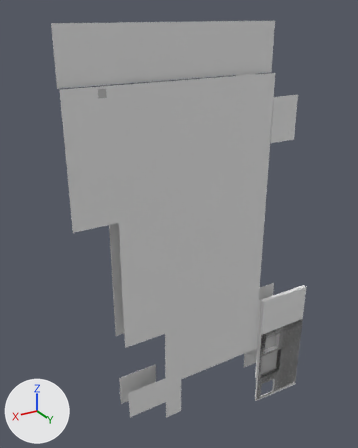
What one commit did to the glTF model assets/units/pd2_mod_hwu/architecture/warehouse/int_warehouse_floor.glb.
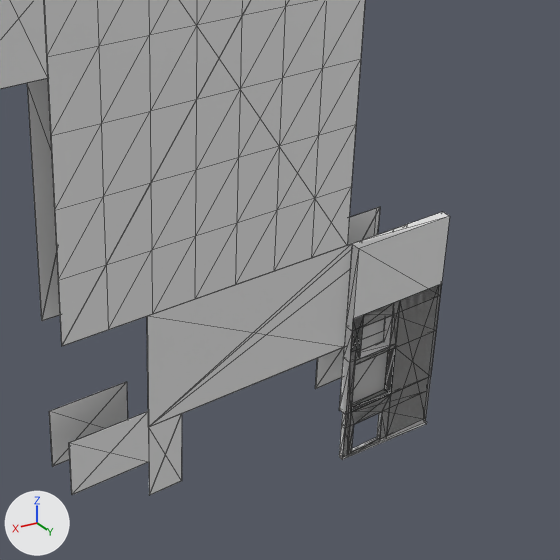
Each version is shown whole from a 50 mm camera at (66.2, 66.2, 74.3) aimed at (22.2, -7.1, 37.6), then close up on the part from 27% to 100% of the width and 42% to 100% of the height. The lights are fixed; the arrows at lower left show +X, +Y and +Z. The close-ups show mesh edges as thin lines. Where no turn or scale is listed for an object, it has been applied to the vertices. Vertices at the same position are counted once.

In view in the first close-up: 'c_box_02', 'c_box_03', 'c_box_04', 'c_box_06', 'c_box_07', 'c_box_08', 'c_box_09', 'c_box_15', 'c_box_16', 'dm_plastic', 'g_g', 's_s'.
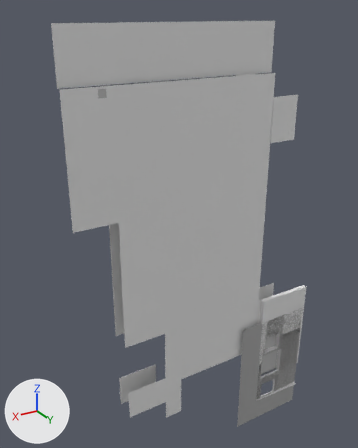
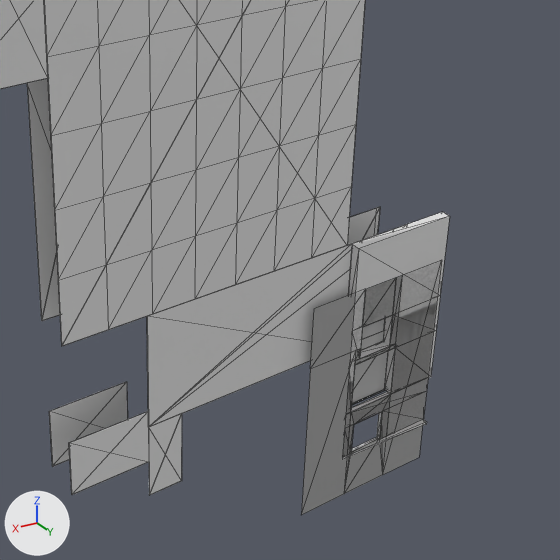
Changed parts and their boxes (x1, y1, x2, y2) in the close-ups (560 x 560 px; the box of a moved part takes in the faces that stretch with it):
's_s', reshaped: before (350, 285, 438, 454); after (302, 261, 441, 515)
'g_g', reshaped: before (342, 284, 442, 457); after (352, 389, 384, 404)
part 1 of me_g_g, deleted: before (342, 284, 442, 457)
part 2 of me_g_g, deleted: before (355, 300, 400, 365)
part 3 of me_g_g, deleted: before (351, 348, 395, 412)
part 4 of me_s_s, moved or reshaped: before (350, 285, 438, 454); after (344, 261, 441, 494)
part 5 of me_s_s, moved or reshaped (not visible before): after (363, 275, 403, 345)
part 6 of me_s_s, moved or reshaped (not visible before): after (302, 356, 355, 515)
part 7 of me_s_s, moved or reshaped (not visible before): after (302, 290, 366, 512)
part 8 of me_s_s, moved or reshaped (not visible before): after (310, 290, 365, 369)
'c_box_18', unchanged, uncovered by the edit: (385, 331, 436, 395) in both

What the commit changed:
me_g_g is used by ob_g_g; location (21.5, -0.2, 35.7).
Verts and faces of me_g_g; kept vertices keep their numbers, new ones are numbered from 328.
Before the commit, vertices of me_g_g: 159 (-20.6, 0.2, -35.7), 164 (-15.2, 0.2, -29.5), 167 (-20.6, 0.2, -29.5), 169 (-15.2, 0.2, -35.5), 170 (-20.6, 0.2, -35.5) at pixel (384, 388).
Before the commit, vertices of me_g_g: 217 (-20.6, 1.2, -29.5) at pixel (395, 347), 218 (-15.2, 1.2, -29.5) at pixel (354, 365), 219 (-20.6, 1.2, -35.7) at pixel (390, 396), 220 (-15.2, 1.2, -35.5) at pixel (351, 412), 221 (-20.6, 1.2, -35.5) at pixel (390, 394).
me_g_g had 328 vertices, 328 faces and spanned x -26.2..23.5, y -6.4..1.2, z -41.4..37.1.
me_g_g now has 293 vertices, 298 faces and spans x -21.5..23.5, y -6.4..0.2, z -35.7..37.1.
me_g_g part 1: the loose piece of 20 vertices spanning x -26.2..-14.5, y 1.2, z -41.4..-23.7 is deleted.
me_g_g part 2: the loose piece of 10 vertices spanning x -20.6..-15.2, y 1.2, z -29.5..-23.7 is deleted.
Part 3, on me_g_g:
Vertices deleted: 217 to 221 (with the faces that use them).
me_s_s has 38 vertices, 26 faces and spans x -25.8..16.0, y -3.8..1.2, z -41.4..6.3.
me_s_s is used by ob_s_s; location (21.5, -0.2, 35.7).
me_s_s part 4: all 3 vertices in x -25.8..-15.2, y 1.2, z -41.4 are moved by (0.0, 0.0, -5.0).
me_s_s part 5: all 6 vertices in x -25.8..-15.8, y 1.2, z -23.7 are moved by (0.0, 0.0, 3.0).
me_s_s part 6: the 1 vertex in x -14.5, y 1.2, z -41.4 is moved by (5.0, 0.0, -5.0).
me_s_s part 7: the 1 vertex in x -14.5, y 1.2, z -27.7 is moved by (5.0, 0.0, 0.0).
me_s_s part 8: the 1 vertex in x -14.5, y 1.2, z -23.7 is moved by (5.0, 0.0, 3.0).
